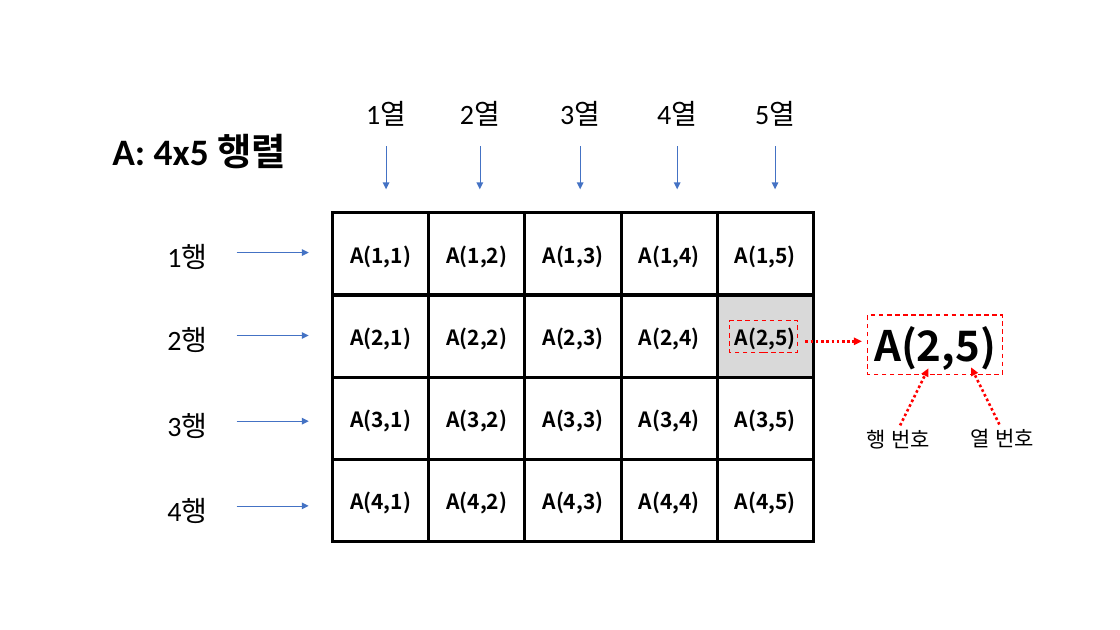
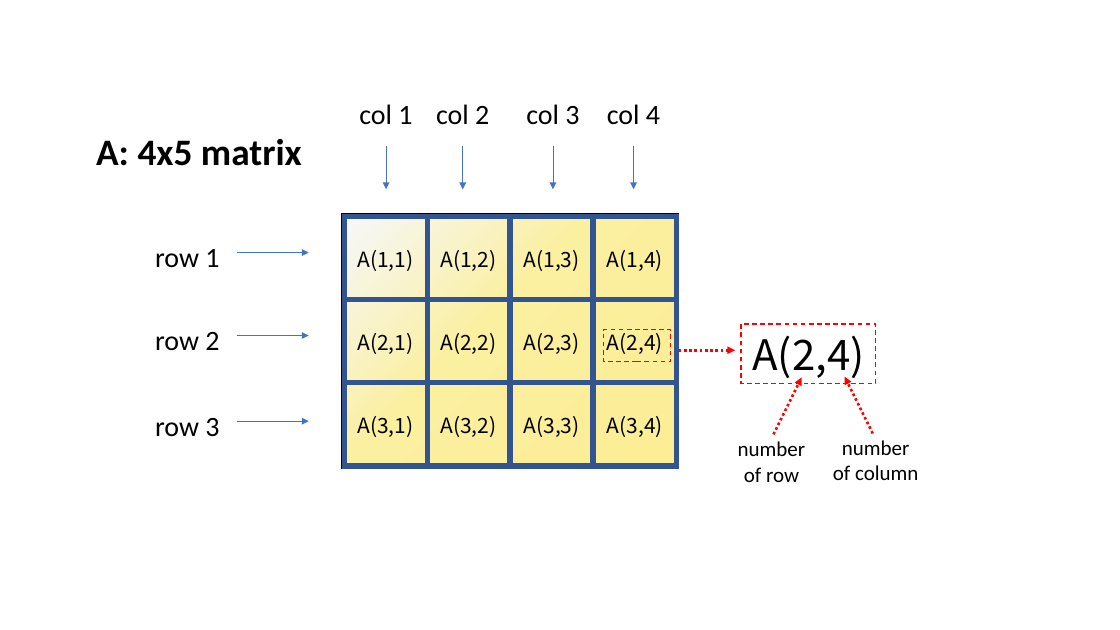
Before and after one commit to answeredbyablemind/answeredbyablemind.github.io, a slide deck: slide 7 of Wikidocs/pics_for_matrix.pptx (slide 3 before the commit). Drawn at 1120x630 pixels with LibreOffice and Linux fonts; fonts in the diff are those of the drawing. Boxes give left, top, right and bottom in pixels: in the first picture for what was removed or moved away, otherwise in the second. Text is boxed around its words. In the diff, an @@ line names an element or a change of style, - is before the commit and + after.

```diff
--- a/Wikidocs/pics_for_matrix.pptx
+++ b/Wikidocs/pics_for_matrix.pptx
@@ text at [359,104,412,124]: text changed @@
-1열
+col 1
@@ text at [436,104,489,125]: text changed @@
-2열
+col 2
@@ text at [526,104,579,125]: text changed @@
-3열
+col 3
@@ text at [607,104,660,125]: text changed @@
-4열
+col 4
@@ text removed at [755,100,795,126] @@
-5열
@@ text at [96,139,302,166]: text changed @@
-A: 4x5 행렬
+A: 4x5 matrix
@@ arrow moved from (480, 146) - (480, 189) to (463, 146) - (463, 189) @@
@@ arrow moved from (581, 146) - (581, 189) to (553, 146) - (553, 189) @@
@@ arrow moved from (677, 146) - (677, 189) to (634, 146) - (634, 189) @@
@@ arrow removed from (776, 146) to (776, 189) @@
@@ table at [344,217,676,466] @@
-A(1,1) | A(1,2) | A(1,3) | A(1,4) | A(1,5)
-A(2,1) | A(2,2) | A(2,3) | A(2,4) | A(2,5)
-A(3,1) | A(3,2) | A(3,3) | A(3,4) | A(3,5)
-A(4,1) | A(4,2) | A(4,3) | A(4,4) | A(4,5)
+A(1,1) | A(1,2) | A(1,3) | A(1,4)
+A(2,1) | A(2,2) | A(2,3) | A(2,4)
+A(3,1) | A(3,2) | A(3,3) | A(3,4)
@@ table: place and size @@
-table at [333,213,816,541]
+table at [344,217,676,466]
@@ rectangle added at [344,216,676,466], fill gradient #F6F8FC to #FBEFA0 to #FCEE94, outline #000000 4.5 pt @@
@@ text at [155,249,219,268]: text changed @@
-1행
+row 1
@@ text at [155,332,219,351]: text changed @@
-2행
+row 2
@@ text at [752,336,864,380]: text changed; bold off @@
-A(2,5)
+A(2,4)
@@ group added at [344,217,676,466]: 12 rectangles @@
@@ 3 arrows, 2 rectangles: place and size @@
-3 arrows, 2 rectangles at [730,315,1002,425]
+3 arrows, 2 rectangles at [603,324,875,434]
@@ text at [155,418,219,437]: text changed @@
-3행
+row 3
@@ text at [738,441,806,482]: text changed @@
-행 번호
+number
+of row
@@ text at [833,440,918,480]: text changed @@
-열 번호
+number
+of column
@@ text removed at [167,497,207,523] @@
-4행
@@ arrow removed from (237, 506) to (309, 506) @@
```
Also in this commit, not shown: 1 other slide changed, 9 slides added, 1 other file.
